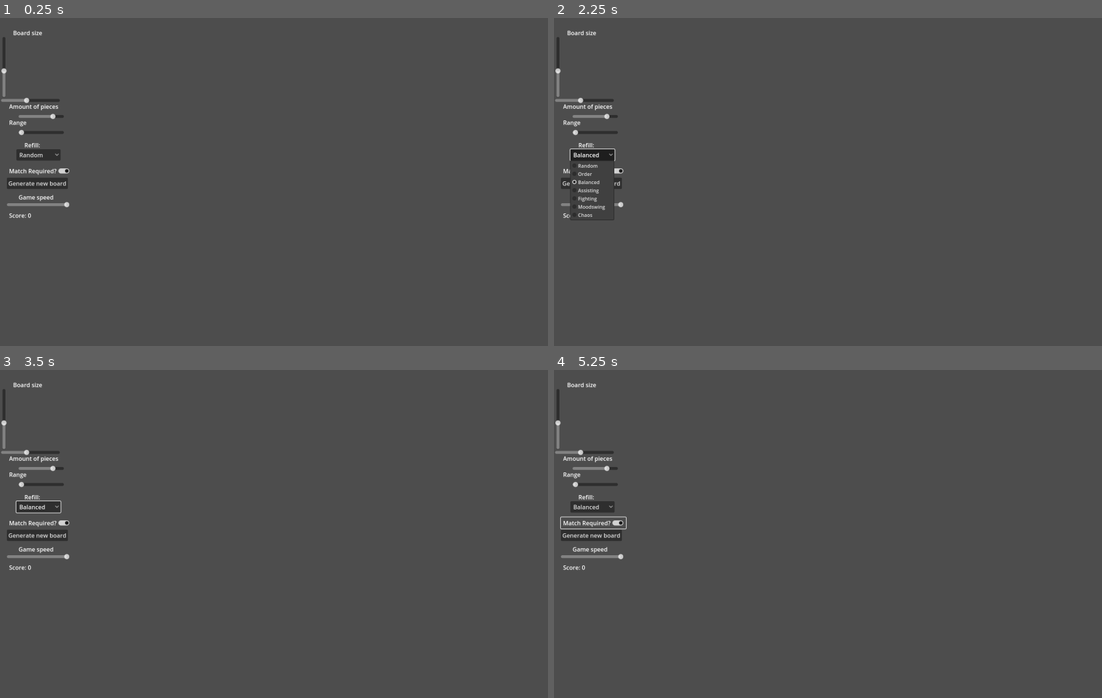
Above: before the commit, frames 1-4 (two rows, left to right).
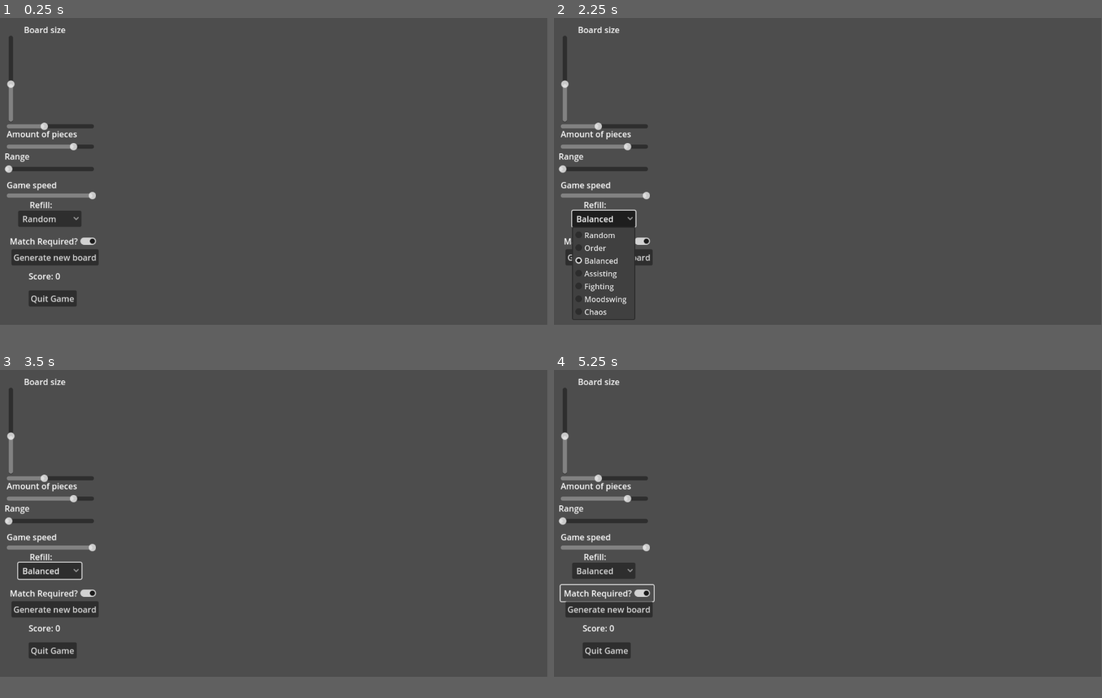
Above: after the commit, the same moments.

Repository: yver20/Godot-matching-game
Game: Godot game, scene res://Scenes/game.tscn
The game is run twice, just before and just after one commit, with the same random seed, the same clock (stepped at 60 frames per second) and the same inputs.
Inputs (mouse positions are in pixels of both pictures, inside the frame that each line leads up to):
- Up to frame 1 (0.25 s): no input
- Up to frame 2 (2.25 s): click "Random" at 0.5 s; click "Generate new board" at 1.25 s; click "Balanced" at 2 s
- Up to frame 3 (3.5 s): click "Generate new board" at 2.75 s
- Up to frame 4 (5.25 s): click "Match Required?" at 3.5 s; tap Enter (ui_accept) at 4.25, 4.52, 5 s; move the mouse to (948, 517) at 4.27 s; press the mouse at (948, 517) at 4.28 s; hold Right (ui_right) 4.28-5 s; release the mouse at (948, 517) at 5 s; drag from (718, 550) to (669, 402) at 5.02 s
In our replay, the window is 800x480 before the commit and 799x449 after it. These sizes can differ from the game's own. Grey fills any space a smaller window leaves; there, only what the larger window draws over its background counts as a difference.

The runs differ from the first frame. In frame 1, 4.3% of the frame differs, in the area x 0-18%, y 2-88%; in frame 2, 3.8%; in frame 3, 4.5%; in frame 4, 4.5%, in the area x 0-19%, y 2-88%.

Commit message:
UI changes
- Added a quit button (to quit the game)
- Changed the order of UI things a bit to put same type elements together
- Changed window settings. The game now has a resizable window with a default size that should be big enough to show the default settings plus the board

Diff:
--- a/matching-game/Scenes/UI.tscn
+++ b/matching-game/Scenes/UI.tscn
@@ -6,43 +6,57 @@
 script = ExtResource("1_khdpo")
 
 [node name="PiecesSlider" type="HSlider" parent="."]
-offset_left = 52.0
-offset_top = 270.0
-offset_right = 176.0
-offset_bottom = 286.0
+offset_left = 4.0
+offset_top = 265.0
+offset_right = 171.0
+offset_bottom = 281.0
 min_value = 3.0
 max_value = 8.0
 value = 7.0
 
 [node name="AmountOfPieces" type="RichTextLabel" parent="PiecesSlider"]
 layout_mode = 0
-offset_left = -26.0
-offset_top = -31.0
-offset_right = 111.0
-offset_bottom = -8.0
+offset_top = -28.0
+offset_right = 137.0
+offset_bottom = -5.0
 text = "Amount of pieces"
 
 [node name="RangeSlider" type="HSlider" parent="."]
-offset_left = 52.0
-offset_top = 314.0
-offset_right = 176.0
-offset_bottom = 330.0
+offset_top = 308.0
+offset_right = 171.0
+offset_bottom = 324.0
 min_value = 1.0
 max_value = 10.0
 value = 1.0
 
-[node name="AmountOfPieces" type="RichTextLabel" parent="RangeSlider"]
+[node name="Range" type="RichTextLabel" parent="RangeSlider"]
 layout_mode = 0
-offset_left = -26.0
-offset_top = -31.0
-offset_right = 24.0
-offset_bottom = -5.0
+offset_top = -28.0
+offset_right = 50.0
+offset_bottom = -2.0
 text = "Range"
+
+[node name="GameSpeedSlider" type="HSlider" parent="."]
+offset_left = 4.0
+offset_top = 359.0
+offset_right = 176.0
+offset_bottom = 375.0
+min_value = 0.1
+max_value = 1.0
+step = 0.05
+value = 1.0
+
+[node name="GameSpeed" type="RichTextLabel" parent="GameSpeedSlider"]
+layout_mode = 0
+offset_top = -24.0
+offset_right = 103.0
+offset_bottom = -1.0
+text = "Game speed"
 
 [node name="HSlider" type="HSlider" parent="."]
 offset_left = 4.0
 offset_top = 226.0
-offset_right = 165.0
+offset_right = 171.0
 offset_bottom = 242.0
 min_value = 1.0
 max_value = 15.0
@@ -64,33 +78,26 @@
 offset_bottom = 60.0
 text = "Board size"
 
-[node name="Refill" type="RichTextLabel" parent="."]
-offset_left = 68.0
-offset_top = 345.0
-offset_right = 119.0
-offset_bottom = 368.0
-text = "Refill:"
-
 [node name="MatchToggle" type="CheckButton" parent="."]
-offset_left = 20.0
-offset_top = 412.0
-offset_right = 198.0
-offset_bottom = 443.0
+offset_left = 4.0
+offset_top = 439.0
+offset_right = 182.0
+offset_bottom = 470.0
 button_pressed = true
 text = "Match Required?"
 
 [node name="NewBoardButton" type="Button" parent="."]
-offset_left = 20.0
-offset_top = 446.0
-offset_right = 187.0
-offset_bottom = 477.0
+offset_left = 13.0
+offset_top = 470.0
+offset_right = 180.0
+offset_bottom = 501.0
 text = "Generate new board"
 
 [node name="RefillSelect" type="OptionButton" parent="."]
-offset_left = 46.0
-offset_top = 368.0
-offset_right = 149.0
-offset_bottom = 399.0
+offset_left = 26.0
+offset_top = 396.0
+offset_right = 147.0
+offset_bottom = 427.0
 selected = 0
 item_count = 7
 popup/item_0/text = "Random"
@@ -107,37 +114,33 @@
 popup/item_6/text = "Chaos"
 popup/item_6/id = 6
 
-[node name="GameSpeedSlider" type="HSlider" parent="."]
-offset_left = 20.0
-offset_top = 512.0
-offset_right = 192.0
-offset_bottom = 528.0
-min_value = 0.1
-max_value = 1.0
-step = 0.05
-value = 1.0
-
-[node name="GameSpeed" type="RichTextLabel" parent="GameSpeedSlider"]
-layout_mode = 0
-offset_left = 32.0
-offset_top = -24.0
-offset_right = 135.0
-offset_bottom = -1.0
-text = "Game speed"
+[node name="Refill" type="RichTextLabel" parent="RefillSelect"]
+offset_left = 22.0
+offset_top = -23.0
+offset_right = 73.0
+text = "Refill:"
 
 [node name="Score" type="RichTextLabel" parent="."]
 clip_contents = false
-offset_left = 26.0
-offset_top = 538.0
-offset_right = 129.0
-offset_bottom = 561.0
+offset_left = 46.0
+offset_top = 510.0
+offset_right = 149.0
+offset_bottom = 533.0
 text = "Score: 0"
+
+[node name="Quit button" type="Button" parent="."]
+offset_left = 46.0
+offset_top = 549.0
+offset_right = 138.0
+offset_bottom = 580.0
+text = "Quit Game"
 
 [connection signal="value_changed" from="PiecesSlider" to="." method="_on_pieces_slider_value_changed"]
 [connection signal="value_changed" from="RangeSlider" to="." method="_on_range_slider_value_changed"]
+[connection signal="value_changed" from="GameSpeedSlider" to="." method="_on_game_speed_slider_value_changed"]
 [connection signal="value_changed" from="HSlider" to="." method="_on_horizontal_slider_value_changed"]
 [connection signal="value_changed" from="VSlider" to="." method="_on_vertical_slider_value_changed"]
 [connection signal="toggled" from="MatchToggle" to="." method="_on_match_toggle_toggled"]
 [connection signal="pressed" from="NewBoardButton" to="." method="_on_new_board_button_pressed"]
 [connection signal="item_selected" from="RefillSelect" to="." method="_on_refill_select_item_selected"]
-[connection signal="value_changed" from="GameSpeedSlider" to="." method="_on_game_speed_slider_value_changed"]
+[connection signal="pressed" from="Quit button" to="." method="_on_quit_button_pressed"]
--- a/matching-game/Scenes/game.tscn
+++ b/matching-game/Scenes/game.tscn
@@ -6,8 +6,9 @@
 [node name="Game" type="Node2D"]
 
 [node name="Camera2D" type="Camera2D" parent="."]
-position = Vector2(8806, 7244)
-zoom = Vector2(0.06, 0.06)
+position = Vector2(-6393, -1393)
+anchor_mode = 0
+zoom = Vector2(0.055, 0.055)
 
 [node name="BoardManager" parent="." instance=ExtResource("1_dweqb")]
 
--- a/matching-game/Scripts/ui.gd
+++ b/matching-game/Scripts/ui.gd
@@ -45,3 +45,8 @@
 
 func _on_board_manager_score_update(score: int) -> void:
 	scoreText.text = "score %s" % str(score)
+
+
+func _on_quit_button_pressed() -> void:
+	get_tree().quit()
+	pass # Replace with function body.
--- a/matching-game/project.godot
+++ b/matching-game/project.godot
@@ -15,13 +15,6 @@
 config/features=PackedStringArray("4.3", "Forward Plus")
 config/icon="res://icon.svg"
 
-[display]
-
-window/size/viewport_width=1800
-window/size/viewport_height=1080
-window/size/resizable=false
-window/size/borderless=true
-
 [input]
 
 grab={
